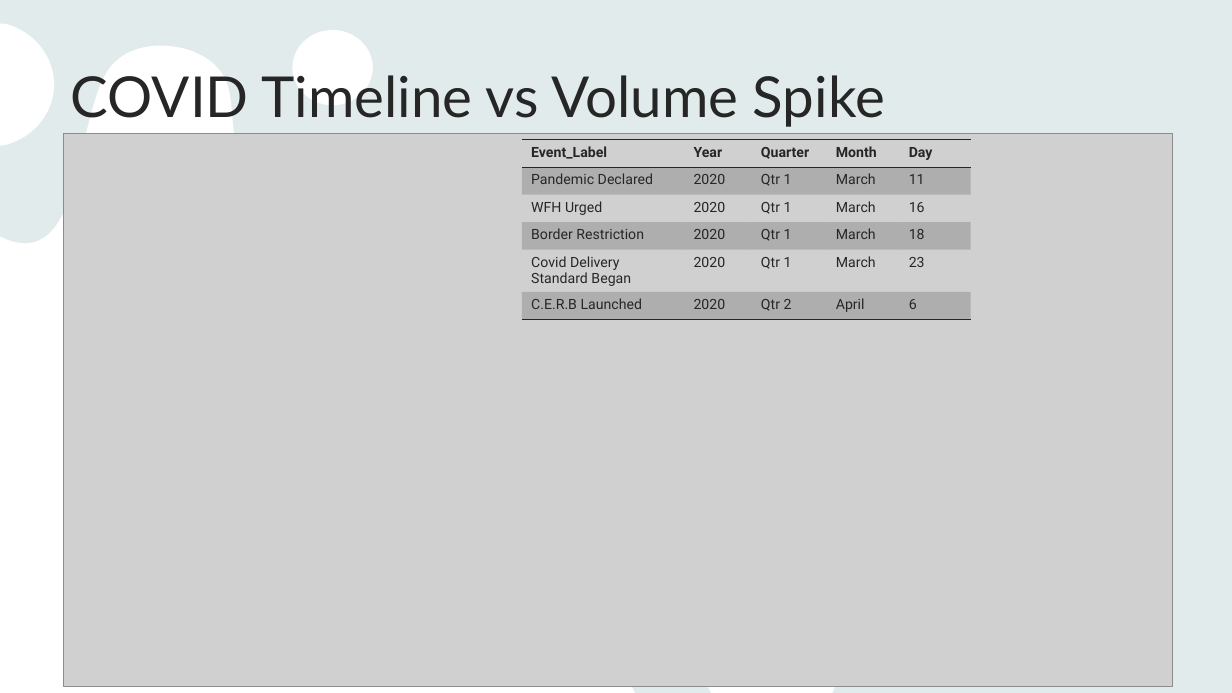
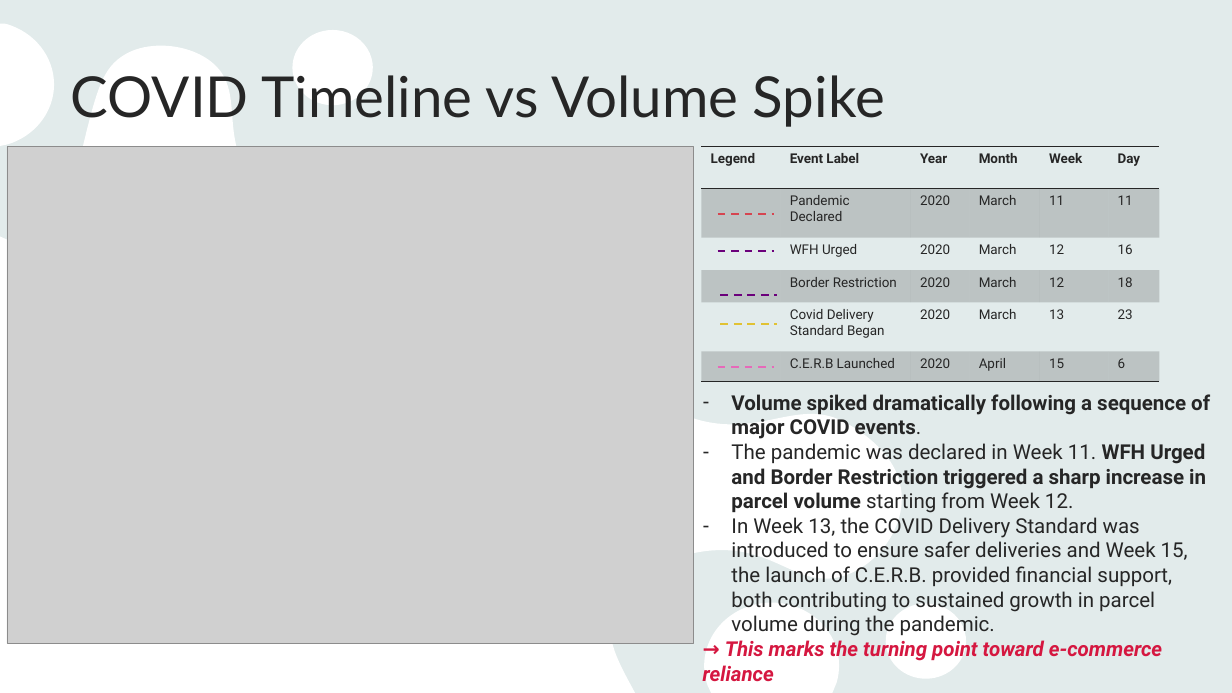
Before and after one commit to anhquanbui/finalprojectg7, a slide deck: slide 7 of Project.pptx (slide 8 before the commit). Drawn at 1232x693 pixels with LibreOffice and Linux fonts; fonts in the diff are those of the drawing; grey boxes stand for pictures. Boxes give left, top, right and bottom in pixels: in the first picture for what was removed or moved away, otherwise in the second. Text is boxed around its words. In the diff, an @@ line names an element or a change of style, - is before the commit and + after.

Commit message:
Update powerpoint - Mai Anh

```diff
--- a/Project.pptx
+++ b/Project.pptx
@@ picture added at [7, 147, 694, 644] @@
@@ picture removed at [64, 133, 1173, 686] @@
@@ table at [701, 147, 1160, 382] @@
-column 1: Event_Label | Pandemic Declared | WFH Urged | Border Restriction | Covid Delivery Standard Began | C.E.R.B Launched
+column 1: Legend |  |  |  |  | 
+column 2: Event Label | Pandemic Declared | WFH Urged | Border Restriction | Covid Delivery Standard Began | C.E.R.B Launched
-column 3: Quarter | Qtr 1 | Qtr 1 | Qtr 1 | Qtr 1 | Qtr 2
+column 5: Week | 11 | 12 | 12 | 13 | 15
@@ table: place and size @@
-table at [522, 140, 971, 320]
+table at [701, 147, 1160, 382]
@@ line added from (718, 213) to (775, 213), #D64550 1.5 pt dashed @@
@@ line added from (718, 251) to (775, 251), #6B007B 1.5 pt dashed @@
@@ line added from (721, 295) to (777, 295), #6B007B 1.5 pt dashed @@
@@ line added from (721, 323) to (777, 323), #E1C233 1.5 pt dashed @@
@@ line added from (718, 367) to (775, 367), #E669B9 1.5 pt dashed @@
@@ text added at [703, 394, 1210, 682], 16 pt, text #262626 @@
+– Volume spiked dramatically following a sequence of major COVID events.
+– The pandemic was declared in Week 11. WFH Urged and Border Restriction triggered a sharp increase in parcel volume starting from Week 12.
+– In Week 13, the COVID Delivery Standard was introduced to ensure safer deliveries and Week 15, the launch of C.E.R.B. provided financial support, both contributing to sustained growth in parcel volume during the pandemic.
+→ This marks the turning point toward e-commerce reliance
```
Also in this commit, not shown: 6 other slides changed, 1 slide added, 4 slides removed, 3 other files.
